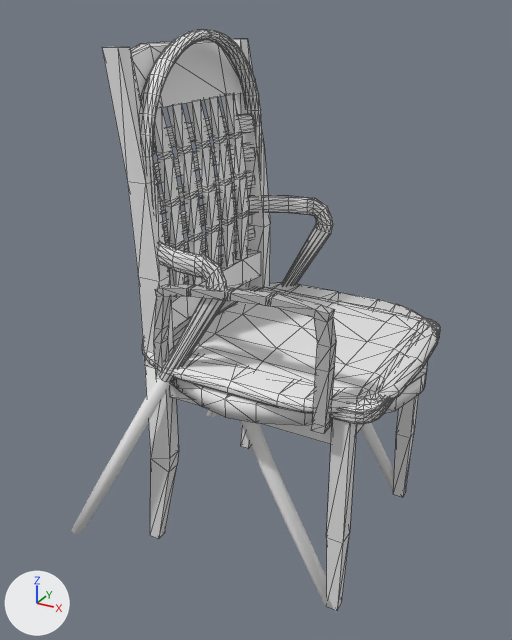
Before and after pictures for a commit that changed the glTF model public/Models/v2/chairs_2.gltf.
Rendered twice from a 50 mm lens placed at (4.52, -9.41, 8.42), pointed at (-0.56, -0.19, 3.8). The lights are fixed; the arrows at lower left show +X, +Y and +Z. Mesh edges are drawn as thin lines on the coarser meshes. Vertices at the same position are counted once.

Objects in the first picture: 'classic_Arm', 'classic_Back', 'classic_Cushion', 'classic_Legs', 'classic_Seat', 'mdr_Arm', 'mdr_Back', 'mdr_Cushion', 'mdr_Legs', 'mdr_Seat'.
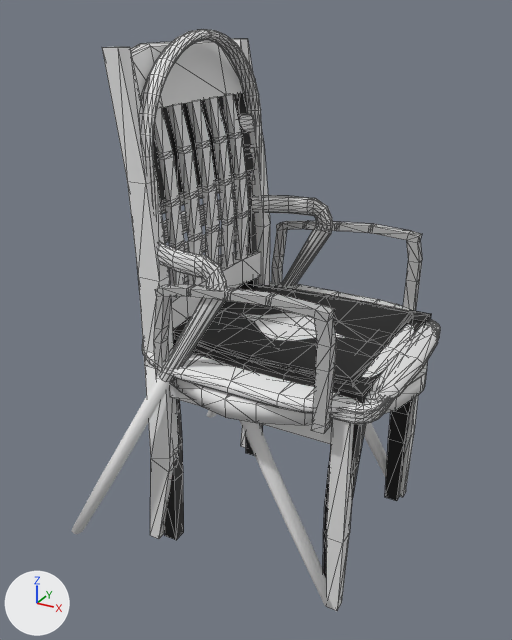
The change, as a list of edits to the scene's bpy script:
```text
Add mat_chair_001_1:
    mat_chair_001_1 = bpy.data.materials.new('Chair.001')
    # nodes: BsdfPrincipled, Mix, OutputMaterial, VertexColor
Change me_mesh_004:
    where me_mesh_004.from_pydata(...)  # 92 vertices, 180 faces; spans x -1.3..1.48, y -1.94..-1.63, z 3.25..5.03
    used by ob_classic_arm; location = (0.0, 0.0, 0.0)
    me_mesh_004 part 1: the loose piece of 92 vertices spanning x -1.3..1.48, y -1.94..-1.63, z 3.25..5.03 is copied, and the copy is mirrored in y about the mesh origin; it spans x -1.3..1.48, y 1.63..1.94, z 3.25..5.03
Add me_plane_001:
    me_plane_001.from_pydata(...)  # 334 vertices, 628 faces; spans x -2.01..1.82, y -1.6..1.6, z 0.0..7.7
    me_plane_001.materials.append(mat_chair_001_1)  # its picture is missing
Add ob_chair_lp:
    ob_chair_lp = bpy.data.objects.new('Chair_lp', me_plane_001)
    ob_chair_lp.location = (0.0, 0.0, 0.0)
```

Where the change shows, as pixel boxes (x1, y1, x2, y2) in the pictures (512 x 640 px):
'Chair_lp', added (black): after (153, 93, 431, 578)
'classic_Arm', reshaped (47% wider, 42% taller): before (154, 284, 336, 434); after (154, 221, 422, 434)
part 1 of me_mesh_004, added: after (272, 221, 422, 311)
'classic_Cushion', unchanged, covered by the edit: before (171, 287, 440, 424); after (171, 313, 440, 424)
